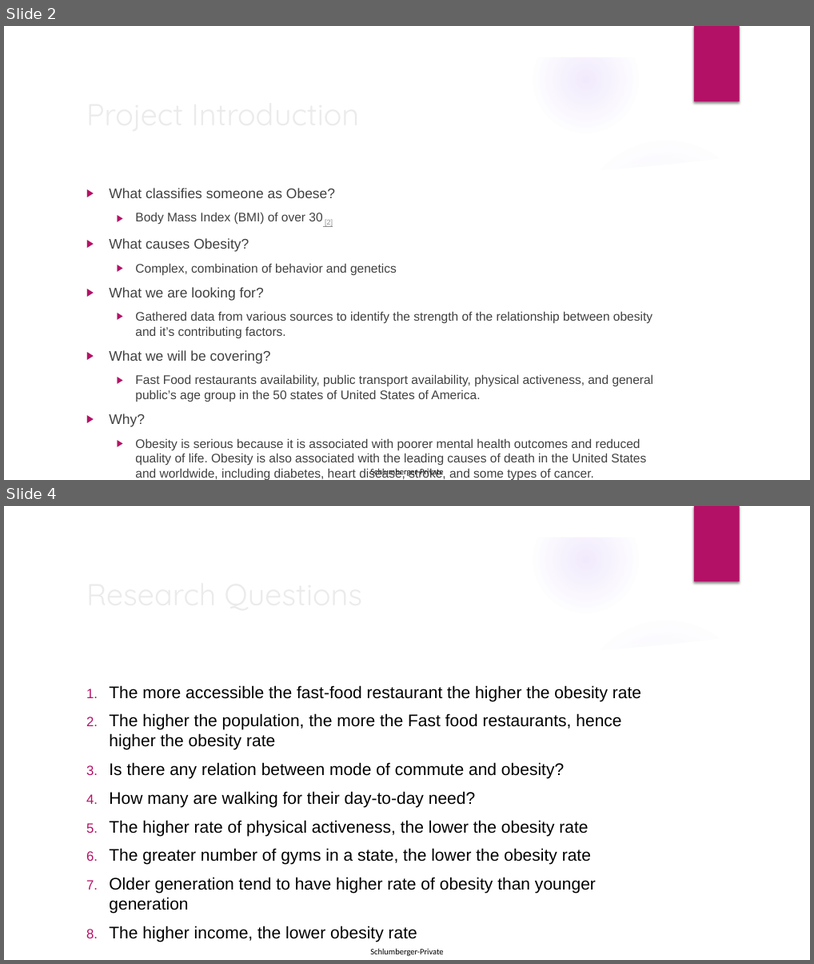
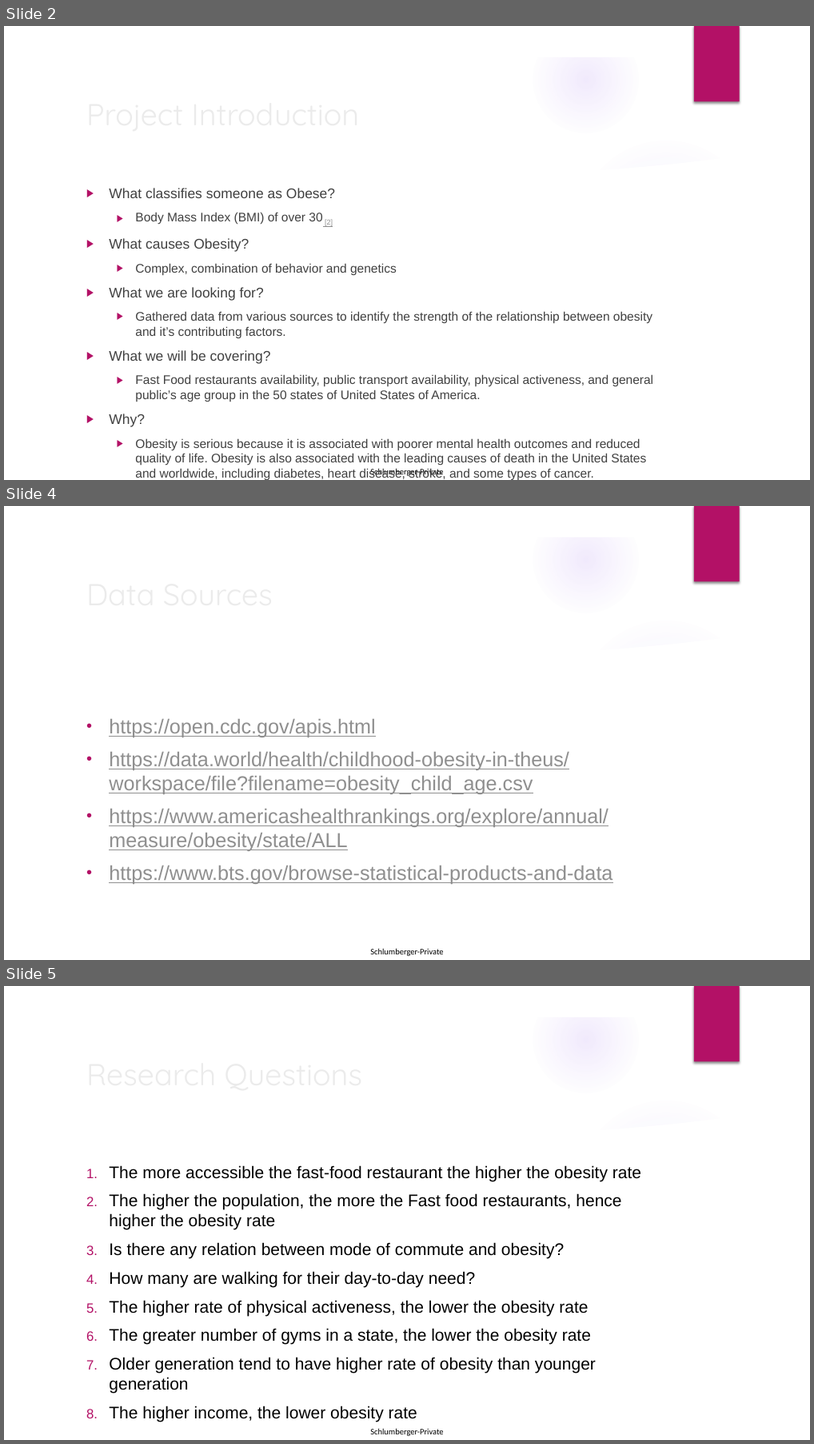
Before and after one commit to rajeshnair1984/Project_Obesity, a slide deck: O3_presentation_V2.pptx. Shown one above the other, each under a label of ours: slides 2 and 4 before the commit, slides 2, 4 and 5 after it; the slides between them are not shown. The pictures are 814x964 and 814x1444 pixels, drawn with LibreOffice and Linux fonts; fonts in the diff are those of the drawing; background and template pictures are left out. Boxes give left, top, right and bottom in pixels: in the first picture for what was removed or moved away, otherwise in the second. Text is boxed around its words. In the diff, an @@ line names an element or a change of style, - is before the commit and + after.

```diff
--- a/O3_presentation_V2.pptx
+++ b/O3_presentation_V2.pptx
@@ slide 4 added at <box>4,506,810,960</box>, background picture (left out); not listed: 10 template elements that a slide beside it also shows @@
@@ text added at <box>109,719,613,884</box>, 24 pt, text #8F8F8F, underline @@
+• https://open.cdc.gov/apis.html
+• https://data.world/health/childhood-obesity-in-theus/workspace/file?filename=obesity_child_age.csv
+• https://www.americashealthrankings.org/explore/annual/measure/obesity/state/ALL
+• https://www.bts.gov/browse-statistical-products-and-data
@@ title added at <box>109,752,570,770</box>, 36 pt, text #EBEBEB @@
+Data Sources
@@ what was slide 4 is now slide 5 @@
```
Also in this commit, not shown: 4 slides changed, 7 other files.
